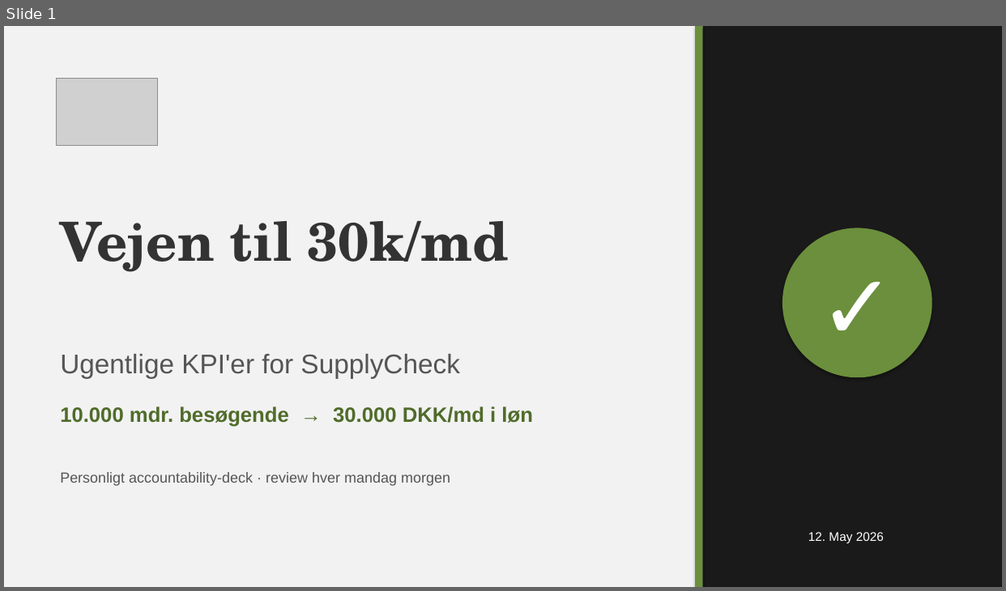
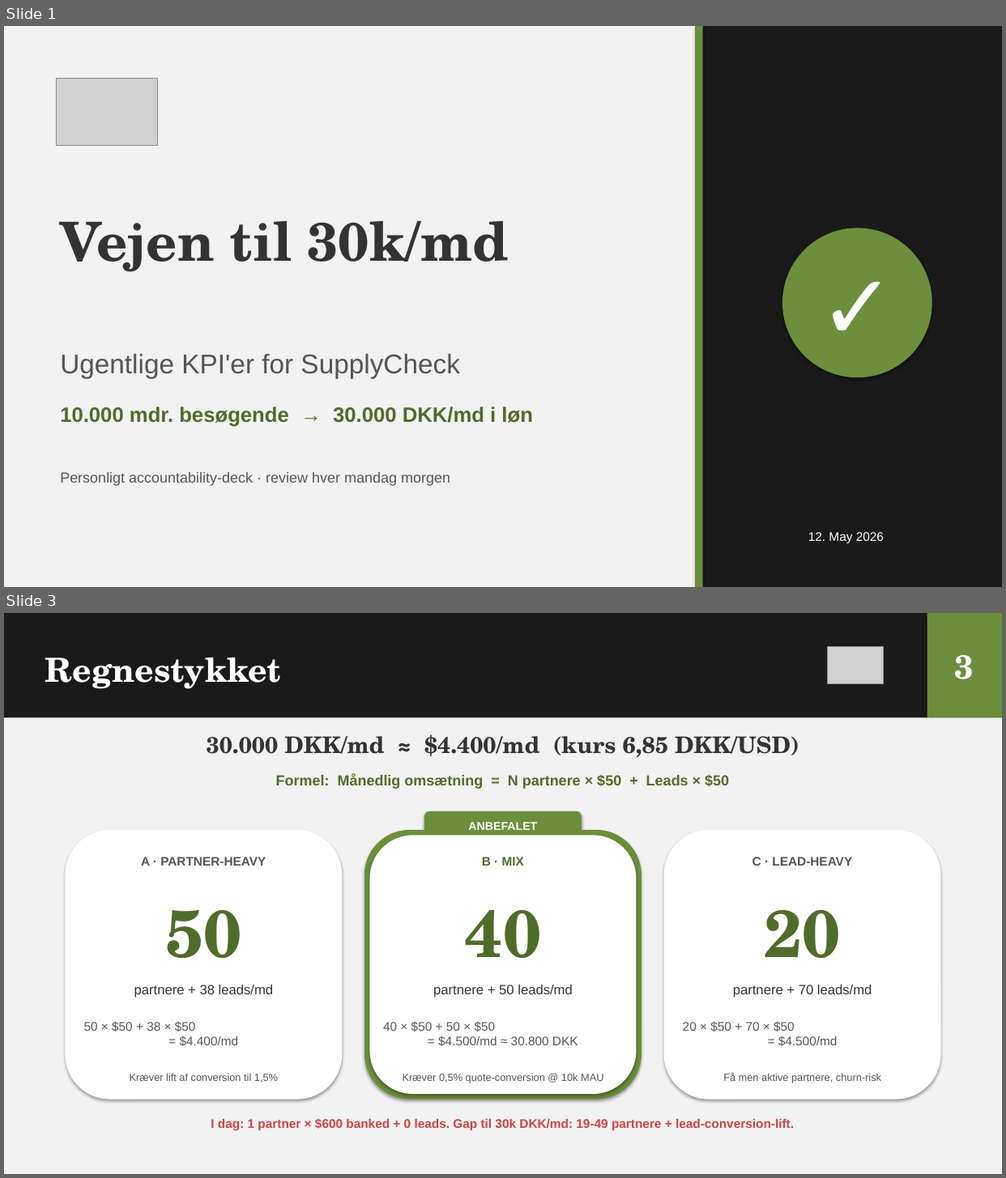
Before and after one commit to chrnymark-web/amsupplycheck, a slide deck: SupplyCheck_Weekly_KPI_Deck.pptx. Shown one above the other, each under a label of ours: slide 1 before the commit, slides 1 and 3 after it; the slides between them are not shown. The pictures are 1006x591 and 1006x1178 pixels, drawn with LibreOffice and Linux fonts; fonts in the diff are those of the drawing; grey boxes stand for pictures. Boxes give left, top, right and bottom in pixels: in the first picture for what was removed or moved away, otherwise in the second. Text is boxed around its words. In the diff, an @@ line names an element or a change of style, - is before the commit and + after.

```diff
--- a/SupplyCheck_Weekly_KPI_Deck.pptx
+++ b/SupplyCheck_Weekly_KPI_Deck.pptx
@@ slide 3 added at box(4, 613, 1002, 1174), background #FFFFFF @@
@@ rectangle added at box(4, 613, 1002, 717), fill #1A1A1A @@
@@ rectangle added at box(927, 613, 1002, 717), fill #6B8F3C @@
@@ text added at box(45, 657, 281, 689), 32 pt, text #FFFFFF, bold @@
+Regnestykket
@@ picture added at box(828, 647, 884, 684) @@
@@ text added at box(955, 655, 974, 679), 32 pt, text #FFFFFF, bold @@
+3
@@ rectangle added at box(4, 717, 1002, 1174), fill #F2F2F2 @@
@@ text added at box(206, 735, 799, 757), 22 pt, text #333333, bold @@
+30.000 DKK/md ≈ $4.400/md (kurs 6,85 DKK/USD)
@@ text added at box(276, 775, 729, 789), 14 pt, text #4F6C2A, bold @@
+Formel: Månedlig omsætning = N partnere × $50 + Leads × $50
@@ rounded rectangle added at box(66, 830, 343, 1100), fill #FFFFFF @@
@@ rounded rectangle added at box(364, 830, 641, 1100), fill #6B8F3C @@
@@ rounded rectangle added at box(424, 811, 582, 841), fill #6B8F3C @@
@@ text added at box(468, 822, 537, 830), 11 pt, text #FFFFFF, bold @@
+ANBEFALET
@@ rounded rectangle added at box(664, 830, 941, 1100), fill #FFFFFF @@
@@ rounded rectangle added at box(370, 835, 637, 1094), fill #FFFFFF @@
@@ text added at box(141, 857, 266, 866), 12 pt, text #555555, bold @@
+A · PARTNER-HEAVY
@@ text added at box(482, 857, 524, 866), 12 pt, text #4F6C2A, bold @@
+B · MIX
@@ text added at box(752, 857, 852, 866), 12 pt, text #555555, bold @@
+C · LEAD-HEAVY
@@ text added at box(165, 910, 241, 958), 64 pt, text #4F6C2A, bold @@
+50
@@ text added at box(465, 910, 541, 958), 64 pt, text #4F6C2A, bold @@
+40
@@ text added at box(764, 910, 840, 958), 64 pt, text #4F6C2A, bold @@
+20
@@ text added at box(134, 985, 274, 998), 13 pt, text #333333 @@
+partnere + 38 leads/md
@@ text added at box(433, 985, 573, 998), 13 pt, text #333333 @@
+partnere + 50 leads/md
@@ text added at box(733, 985, 872, 998), 13 pt, text #333333 @@
+partnere + 70 leads/md
@@ text added at box(84, 1021, 239, 1046), 12 pt, text #555555 @@
+50 × $50 + 38 × $50
+= $4.400/md
@@ text added at box(383, 1022, 578, 1046), 12 pt, text #555555 @@
+40 × $50 + 50 × $50
+= $4.500/md ≈ 30.800 DKK
@@ text added at box(683, 1021, 837, 1046), 12 pt, text #555555 @@
+20 × $50 + 70 × $50
+= $4.500/md
@@ text added at box(130, 1073, 278, 1083), 10 pt, text #555555 @@
+Kræver lift af conversion til 1,5%
@@ text added at box(403, 1073, 603, 1084), 10 pt, text #555555 @@
+Kræver 0,5% quote-conversion @ 10k MAU
@@ text added at box(723, 1073, 881, 1084), 10 pt, text #555555 @@
+Få men aktive partnere, churn-risk
@@ text added at box(211, 1118, 794, 1131), 12 pt, text #CC4444, bold @@
+I dag: 1 partner × $600 banked + 0 leads. Gap til 30k DKK/md: 19-49 partnere + lead-conversion-lift.
```
Also in this commit, not shown: 9 slides changed, 1 slide removed, 1 other file.
